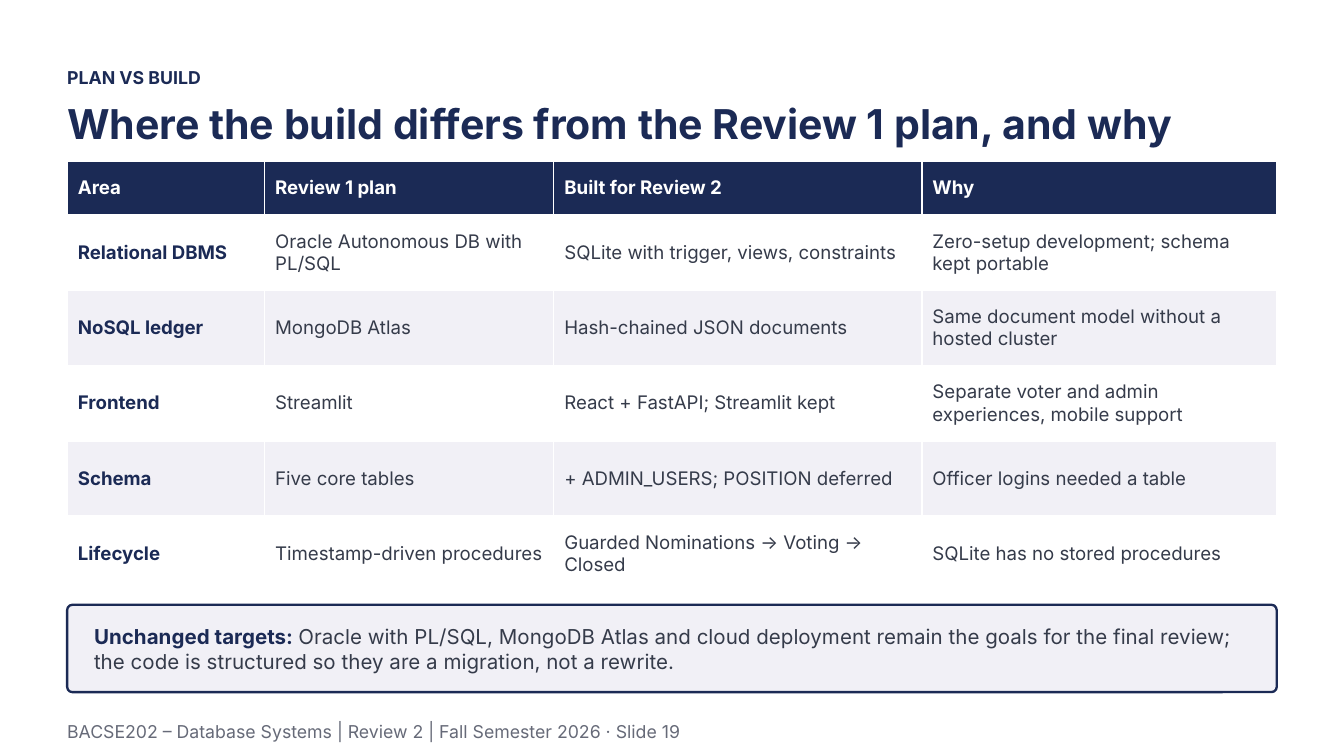
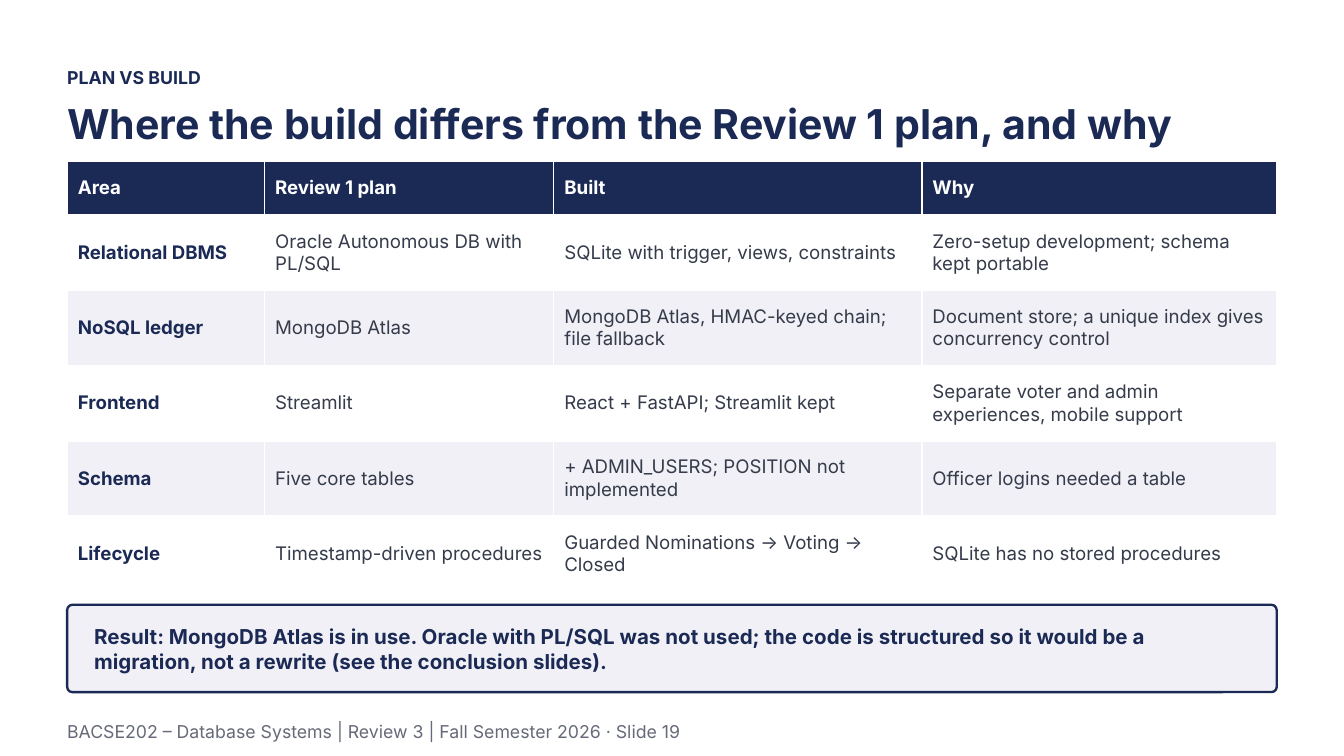
Before and after one commit to Tharakeshtj/polyvote-election-platform, a slide deck: slide 19 of docs/PolyVote_Review3_Final.pptx. Drawn at 1344x756 pixels with LibreOffice and Linux fonts; fonts in the diff are those of the drawing; background and template pictures are left out. Boxes give left, top, right and bottom in pixels: in the first picture for what was removed or moved away, otherwise in the second. Text is boxed around its words. In the diff, an @@ line names an element or a change of style, - is before the commit and + after.

```diff
--- a/docs/PolyVote_Review3_Final.pptx
+++ b/docs/PolyVote_Review3_Final.pptx
@@ table at (67, 161, 1277, 591) @@
-row 1, column 3: Built for Review 2
+row 1, column 3: Built
-row 3, column 3: Hash-chained JSON documents
+row 3, column 3: MongoDB Atlas, HMAC-keyed chain; file fallback
-row 3, column 4: Same document model without a hosted cluster
+row 3, column 4: Document store; a unique index gives concurrency control
-row 5, column 3: + ADMIN_USERS; POSITION deferred
+row 5, column 3: + ADMIN_USERS; POSITION not implemented
@@ text at (94, 628, 1145, 674): text changed; text colour #353B4A to #1B2A55; bold on @@
-Unchanged targets: Oracle with PL/SQL, MongoDB Atlas and cloud deployment remain the goals for the final review; the code is structured so they are a migration, not a rewrite.
+Result: MongoDB Atlas is in use. Oracle with PL/SQL was not used; the code is structured so it would be a migration, not a rewrite (see the conclusion slides).
@@ text at (67, 725, 680, 742): text changed @@
-BACSE202 – Database Systems | Review 2 | Fall Semester 2026 · Slide 19
+BACSE202 – Database Systems | Review 3 | Fall Semester 2026 · Slide 19
```
Also in this commit, not shown: 18 other slides changed, 3 other files.
